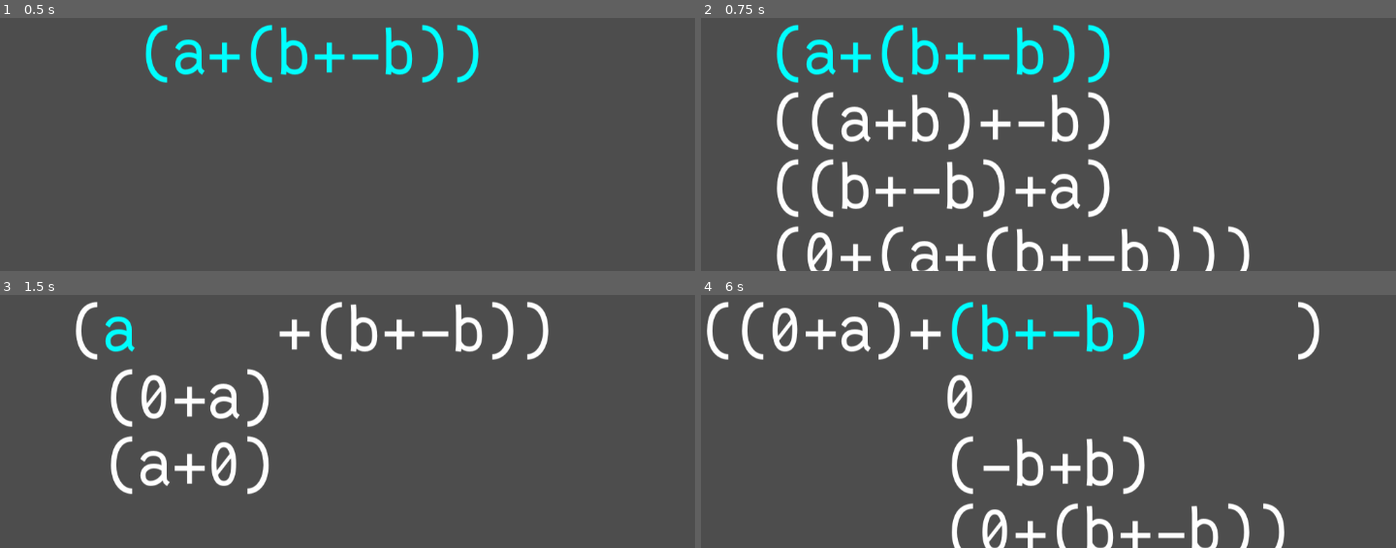
Above: before the commit, frames 1-4 (two rows, left to right).
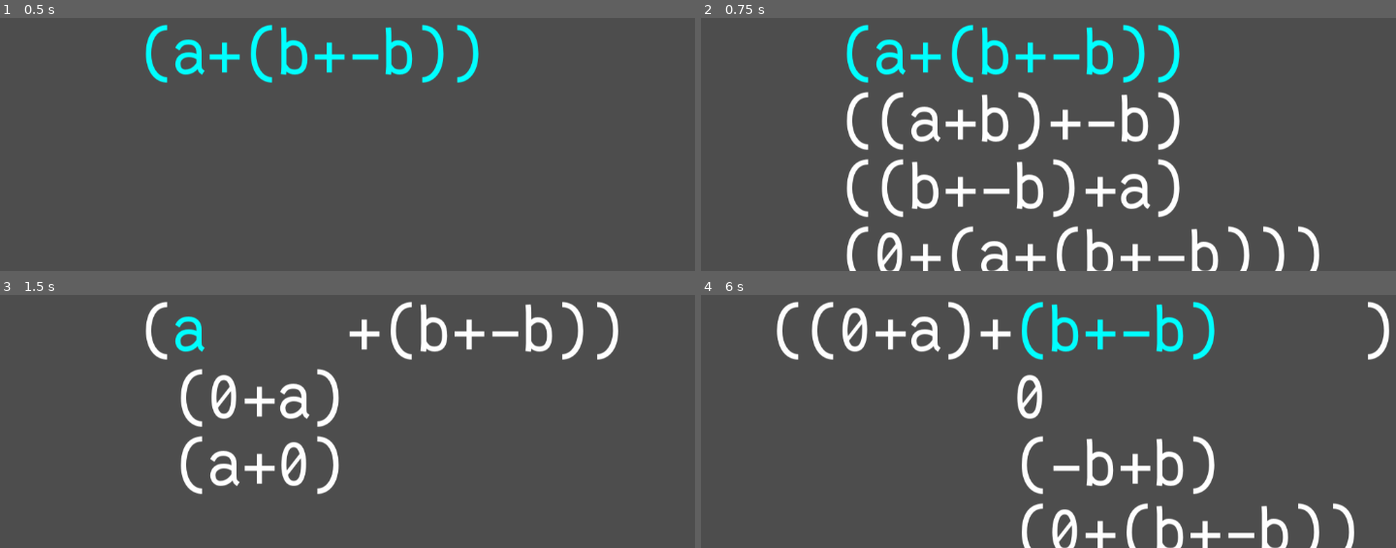
Above: after the commit, the same moments.

Repository: theoahfeldt/emperical-maths
Game: Godot game, scene res://test.tscn
Same seed, same stepped clock (60 frames per second), same inputs: the game is played once before the commit and once after it.
Inputs:
- Up to frame 1 (0.5 s): no input
- Up to frame 2 (0.75 s): tap Enter at 0.5 s; hold Right (expression_right) from 0.53 s (still down); tap Space (expression_select) at 0.6 s
- Up to frame 3 (1.5 s): tap Space (expression_select) at 1.25, 1.35 s; release Right (expression_right) at 1.28 s; hold Down (expression_down) from 1.28 s (still down)
- Up to frame 4 (6 s): tap Enter at 2, 3.5 s; release Down (expression_down) at 2.03 s; hold Right (expression_right) 2.03-2.78 s; tap Space (expression_select) at 2.1, 2.75, 2.85, 3.6, 4.25, 4.35, 5.1, 5.85 s; hold Up (expression_up) 2.78-3.53 s; hold Left (expression_left) 3.53-5.03 s; hold Down (expression_down) 5.03-5.78 s; hold Right (expression_right) from 5.78 s (still down)

Frame 1 is identical in both runs. In frame 2, 18% of the frame differs, in the area x 10-89%, y 2-100%; in frame 3, 9.3%; in frame 4, 12%.

Commit message:
Add smooth centering of base expression

Diff:
--- a/game/algebra/expression_controller.gd
+++ b/game/algebra/expression_controller.gd
@@ -48,6 +48,7 @@
 	var graphical := GraphicalConversion.algebraic_to_graphical(new)
 	ExpressionIndexer.replace_graphical_subexpression(
 			$GraphicalBase, graphical, mark)
+	$GraphicalBase.center_smooth()
 
 
 func _on_expression_selector_mark_updated(mark) -> void:
--- a/game/algebra/expression_indexer.gd
+++ b/game/algebra/expression_indexer.gd
@@ -27,7 +27,6 @@
 		base.replace_expression(new)
 	else:
 		_replace_graphical_subexpression(base.expression, new, index, 0)
-	base.center()
 
 
 static func move_index_left(base: AlgebraicBase, index: Array[int]) -> void:
--- a/game/algebra/graphics/graphical_base.gd
+++ b/game/algebra/graphics/graphical_base.gd
@@ -2,7 +2,15 @@
 extends Node2D
 
 
+const movement_duration: float = 0.1
+
 var expression: GraphicalExpressionOrMenu
+var _movement: Movement
+
+
+func _process(delta: float) -> void:
+	if _movement != null and _movement.has_update(delta):
+		position = _movement.current_position()
 
 
 func initialize(p_expression: GraphicalExpressionOrMenu) -> void:
@@ -16,7 +24,6 @@
 	expression.queue_free()
 	add_child(new)
 	expression = new
-	center()
 
 
 func reset() -> void:
@@ -24,4 +31,12 @@
 
 
 func center() -> void:
-	position = (get_viewport_rect().size - Vector2(expression.get_size())) / 2.0
+	position = _get_center()
+
+
+func center_smooth() -> void:
+	_movement = Movement.create(position, _get_center(), movement_duration)
+
+
+func _get_center() -> Vector2:
+	return (get_viewport_rect().size - Vector2(expression.get_size())) / 2.0
